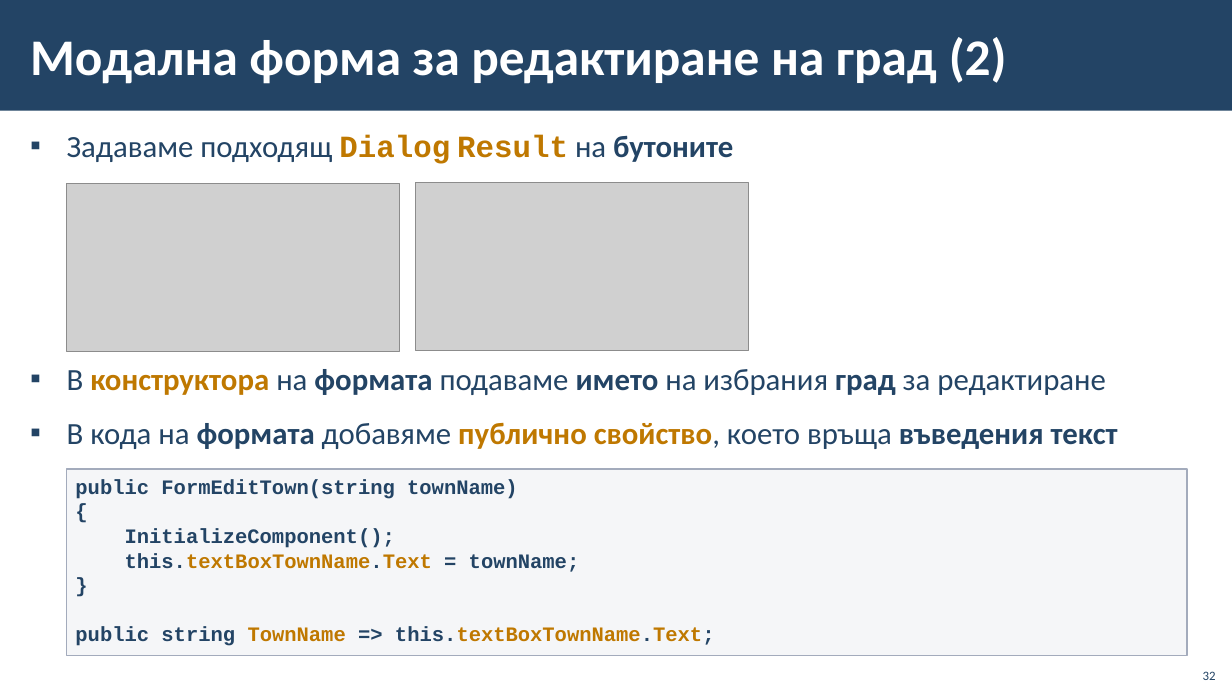
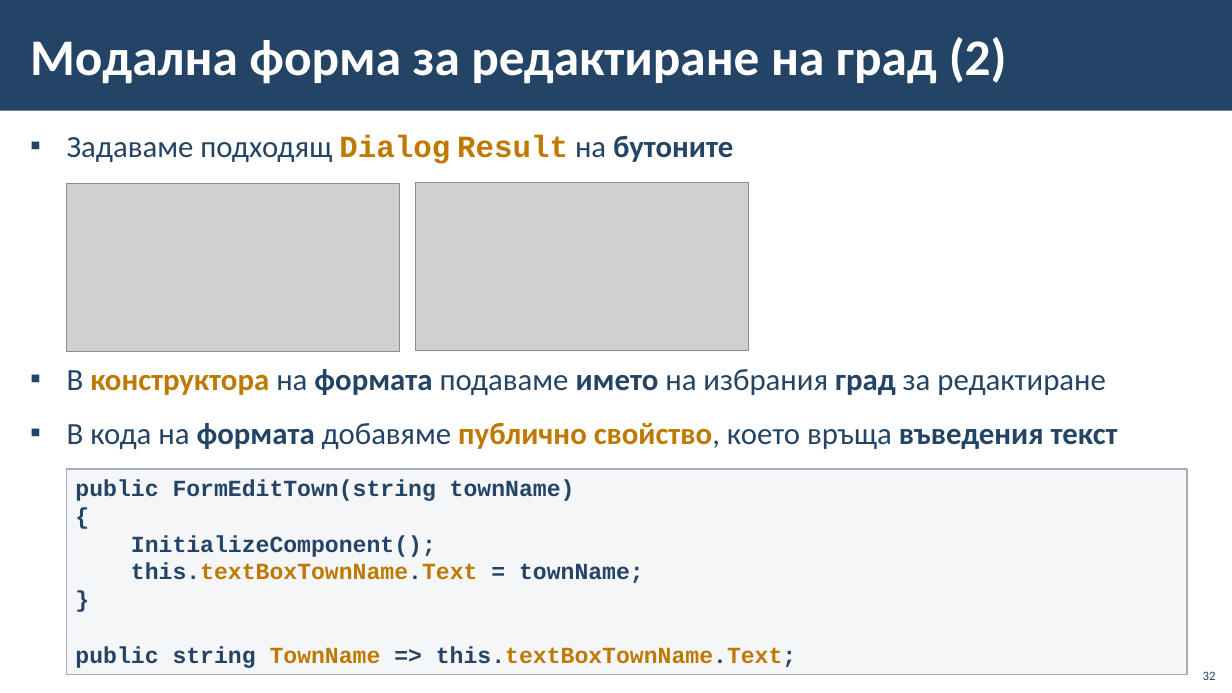
Before and after one commit to BG-IT-Edu/School-Programming, a slide deck: slide 32 of Courses/Software-Sciences/Module-4-Information-Systems-New/06-CRUD-with-EF-and-Windows-Forms/06-CRUD-with-EF-Core-and-Windows-Forms.pptx. Drawn at 1232x693 pixels with LibreOffice and Linux fonts; fonts in the diff are those of the drawing; grey boxes stand for pictures; background and template pictures are left out. Boxes give left, top, right and bottom in pixels: in the first picture for what was removed or moved away, otherwise in the second. Text is boxed around its words. In the diff, an @@ line names an element or a change of style, - is before the commit and + after.

```diff
--- a/Courses/Software-Sciences/Module-4-Information-Systems-New/06-CRUD-with-EF-and-Windows-Forms/06-CRUD-with-EF-Core-and-Windows-Forms.pptx
+++ b/Courses/Software-Sciences/Module-4-Information-Systems-New/06-CRUD-with-EF-and-Windows-Forms/06-CRUD-with-EF-Core-and-Windows-Forms.pptx
@@ rectangle "public FormEditTown(string townName)": place and size @@
-rectangle "public FormEditTown(string townName)" at bbox=[67, 470, 1188, 656]
+rectangle "public FormEditTown(string townName)" at bbox=[67, 470, 1188, 675]
@@ rectangle "public FormEditTown(string townName)" at bbox=[67, 470, 1188, 675]: size 16 to 18 pt @@
```
Also in this commit, not shown: 2 other slides changed.
